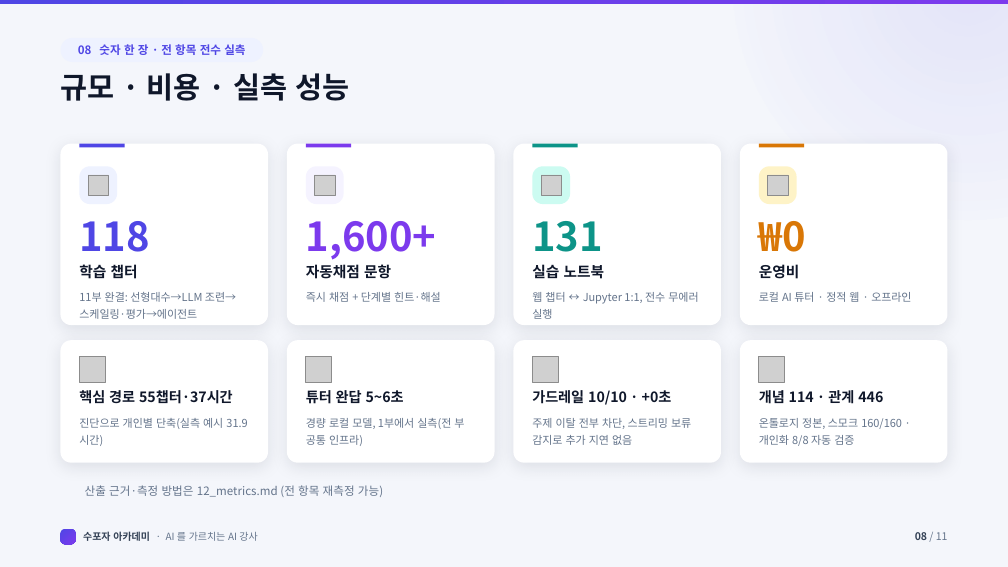
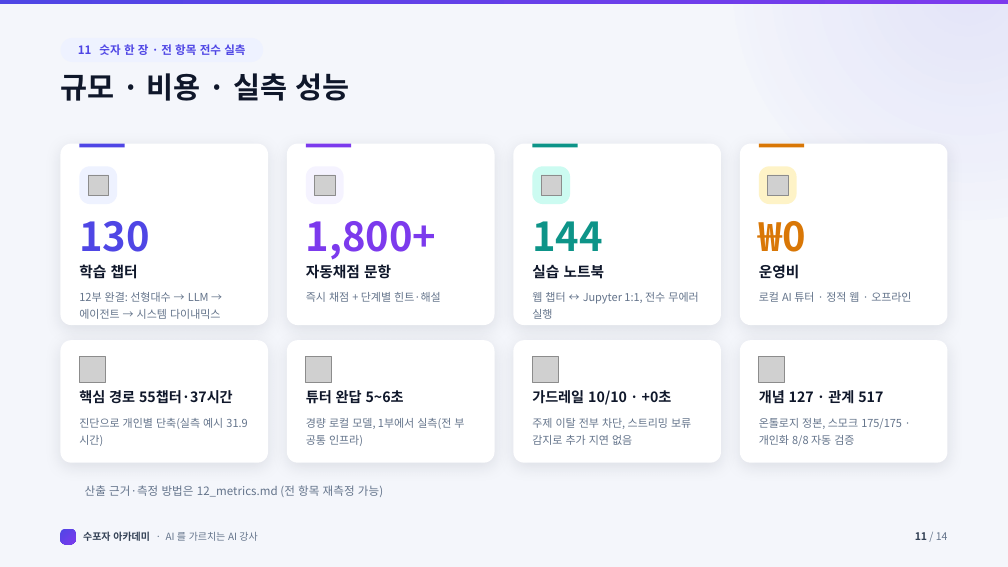
Before and after one commit to jiyupapa/math-platform, a slide deck: slide 11 of docs/hackathon/11_pitch_deck.pptx (slide 8 before the commit). Drawn at 1008x567 pixels with LibreOffice and Linux fonts; fonts in the diff are those of the drawing; grey boxes stand for pictures; background and template pictures are left out. Boxes give left, top, right and bottom in pixels: in the first picture for what was removed or moved away, otherwise in the second. Text is boxed around its words. In the diff, an @@ line names an element or a change of style, - is before the commit and + after.

```diff
--- a/docs/hackathon/11_pitch_deck.pptx
+++ b/docs/hackathon/11_pitch_deck.pptx
@@ text at (78, 44, 245, 55): text changed @@
-08 숫자 한 장 · 전 항목 전수 실측
+11 숫자 한 장 · 전 항목 전수 실측
@@ text at (79, 221, 150, 252): text changed @@
-118
+130
@@ text at (306, 221, 437, 260): text changed @@
-1,600+
+1,800+
@@ text at (532, 221, 603, 251): text changed @@
-131
+144
@@ text at (79, 292, 220, 319): text changed @@
-11부 완결: 선형대수→LLM 조련→스케일링·평가→에이전트
+12부 완결: 선형대수 → LLM → 에이전트 → 시스템 다이내믹스
@@ text at (759, 418, 902, 446): text changed @@
-온톨로지 정본, 스모크 160/160 · 개인화 8/8 자동 검증
+온톨로지 정본, 스모크 175/175 · 개인화 8/8 자동 검증
@@ text at (759, 390, 883, 404): text changed @@
-개념 114 · 관계 446
+개념 127 · 관계 517
@@ text at (915, 532, 948, 540): text changed @@
-08 / 11
+11 / 14
```
Also in this commit, not shown: 10 other slides changed, 3 slides added, 55 other files.
